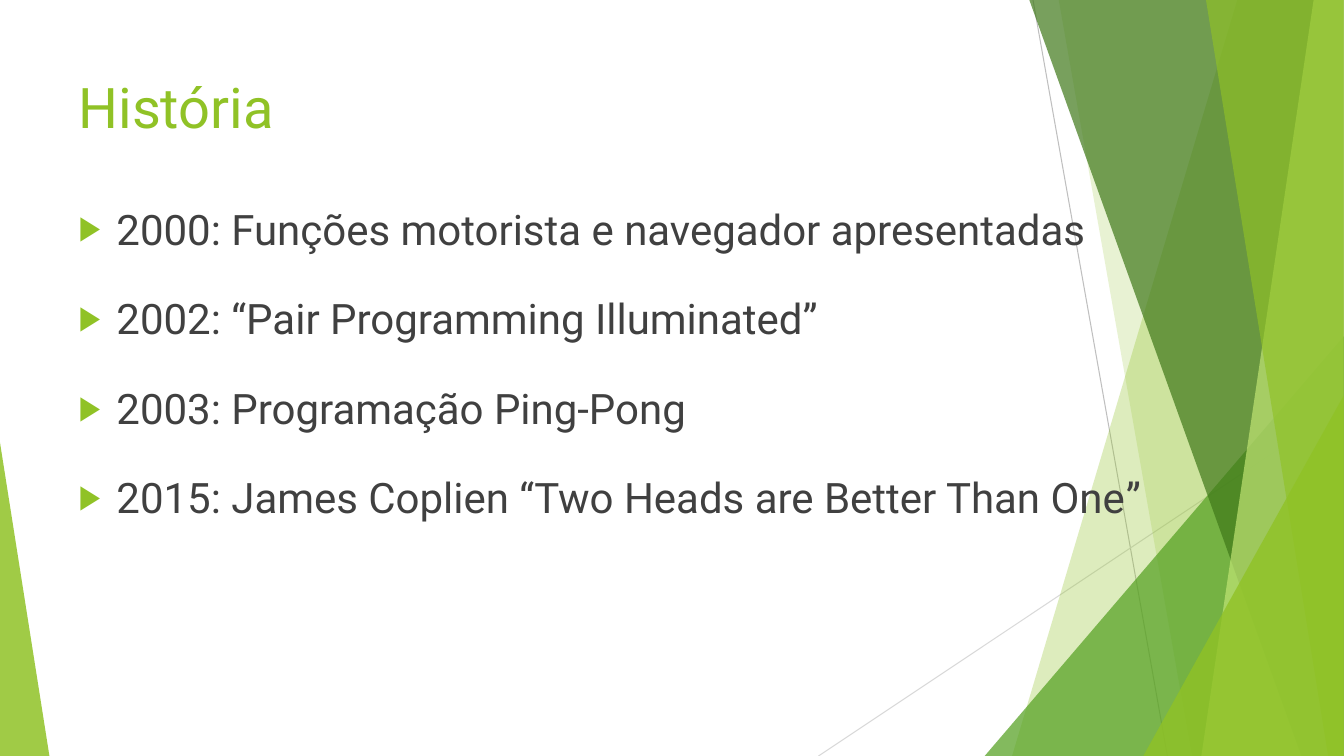
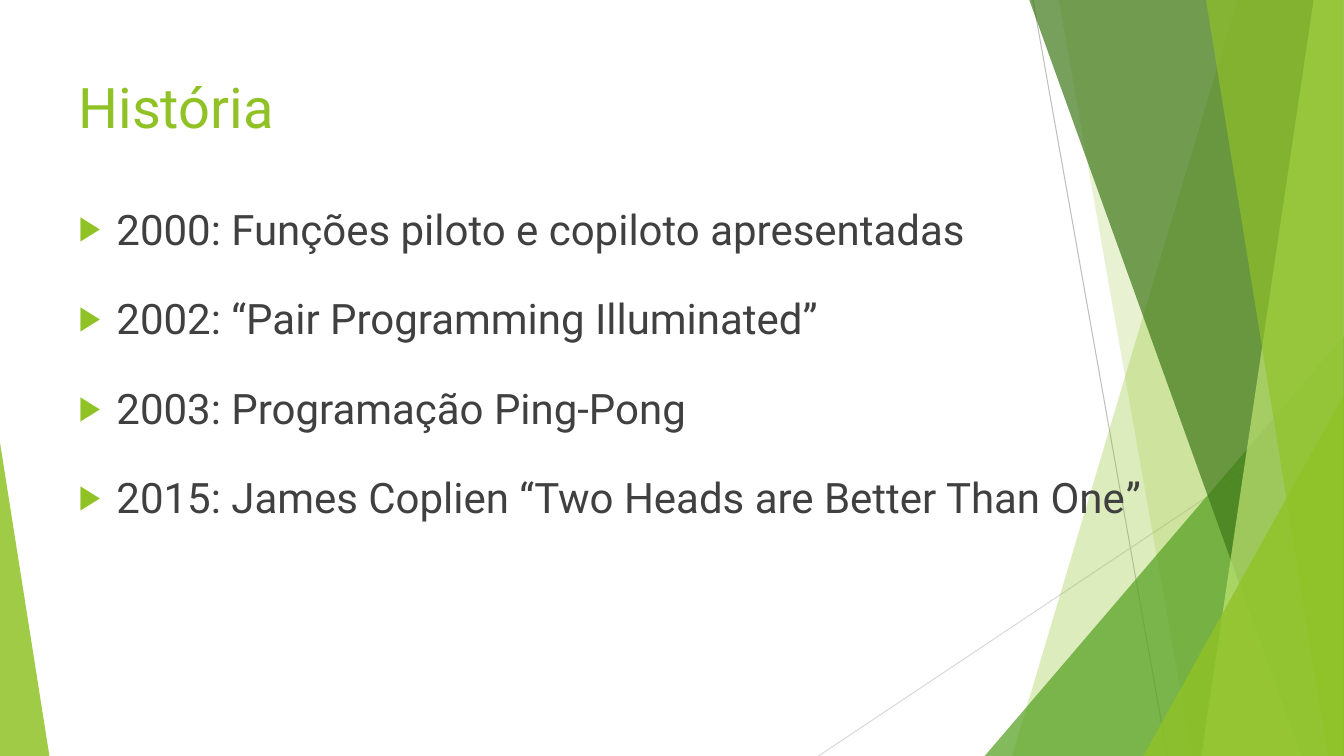
Before and after one commit to sdifiore/EngSoft, a slide deck: slide 5 of Programação em Par.pptx. Drawn at 1344x756 pixels with LibreOffice and Linux fonts; fonts in the diff are those of the drawing. Boxes give left, top, right and bottom in pixels: in the first picture for what was removed or moved away, otherwise in the second. Text is boxed around its words. In the diff, an @@ line names an element or a change of style, - is before the commit and + after.

Commit message:
Pr-e-apresentação

```diff
--- a/Programação em Par.pptx
+++ b/Programação em Par.pptx
@@ text at [116, 213, 964, 254]: text changed @@
-▶ 2000: Funções motorista e navegador apresentadas
+▶ 2000: Funções piloto e copiloto apresentadas
```
Also in this commit, not shown: 4 other slides changed, 3 slides added, 3 slides removed.
